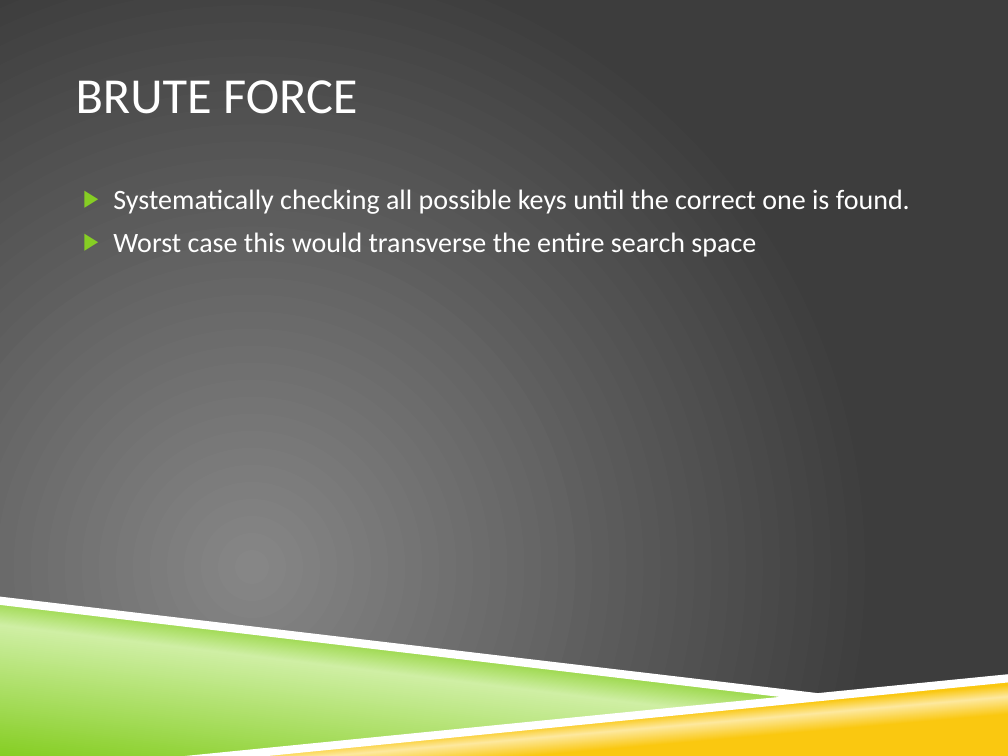
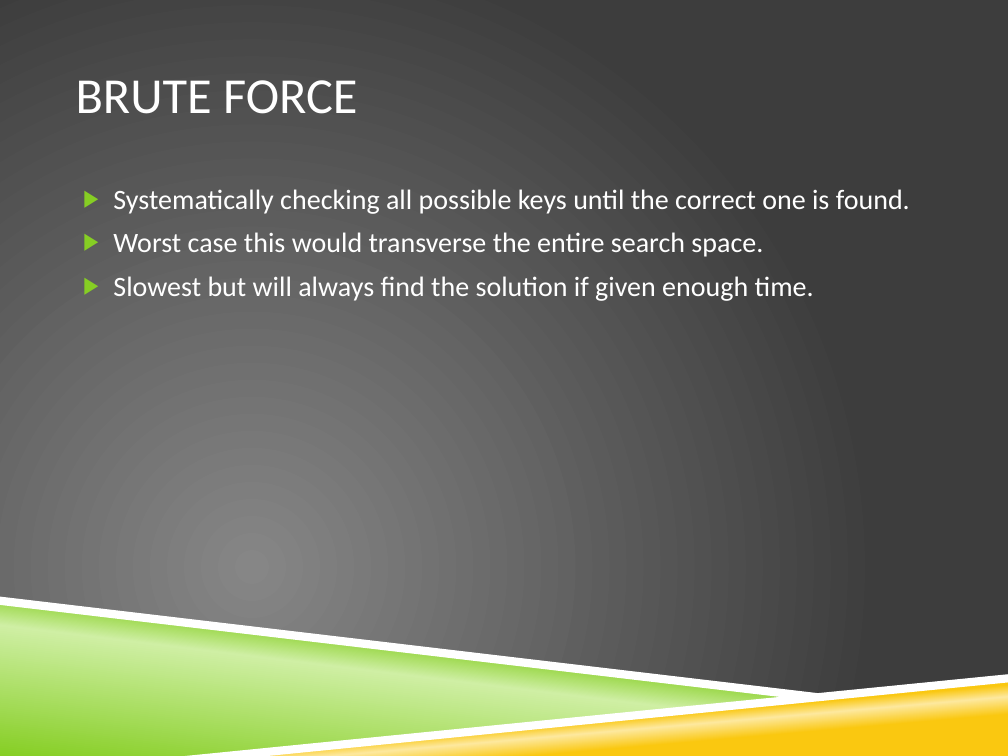
Before and after one commit to COCS4950G7/COSC4950, a slide deck: slide 7 of Documents/MIGHTY CRACKER.pptx (slide 5 before the commit). Drawn at 1008x756 pixels with LibreOffice and Linux fonts; fonts in the diff are those of the drawing; background and template pictures are left out. Boxes give left, top, right and bottom in pixels: in the first picture for what was removed or moved away, otherwise in the second. Text is boxed around its words. In the diff, an @@ line names an element or a change of style, - is before the commit and + after.

```diff
--- a/Documents/MIGHTY CRACKER.pptx
+++ b/Documents/MIGHTY CRACKER.pptx
@@ text at (113, 232, 814, 301): text changed @@
-▶ Worst case this would transverse the entire search space
+▶ Worst case this would transverse the entire search space.
+▶ Slowest but will always find the solution if given enough time.
```
Also in this commit, not shown: 7 other slides changed, 2 other files.
